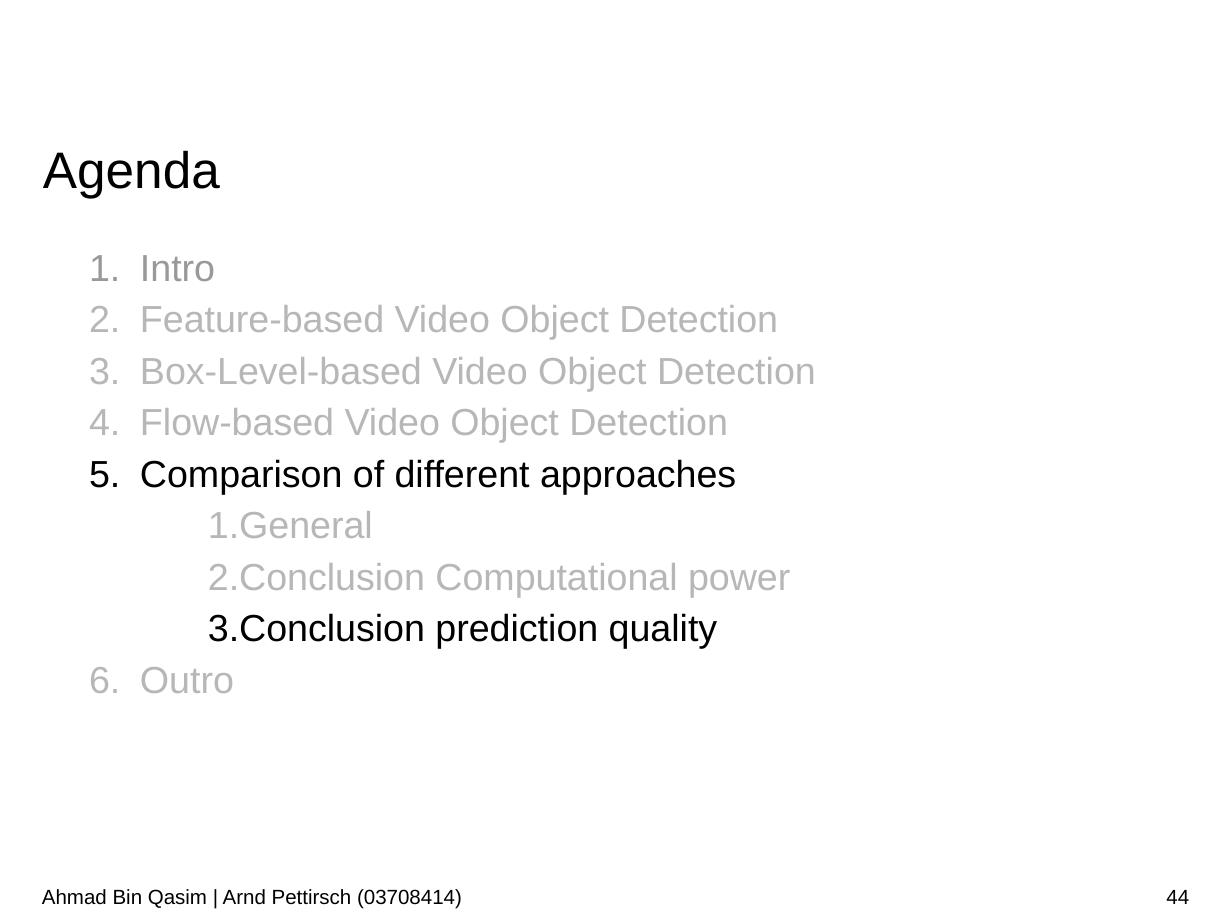
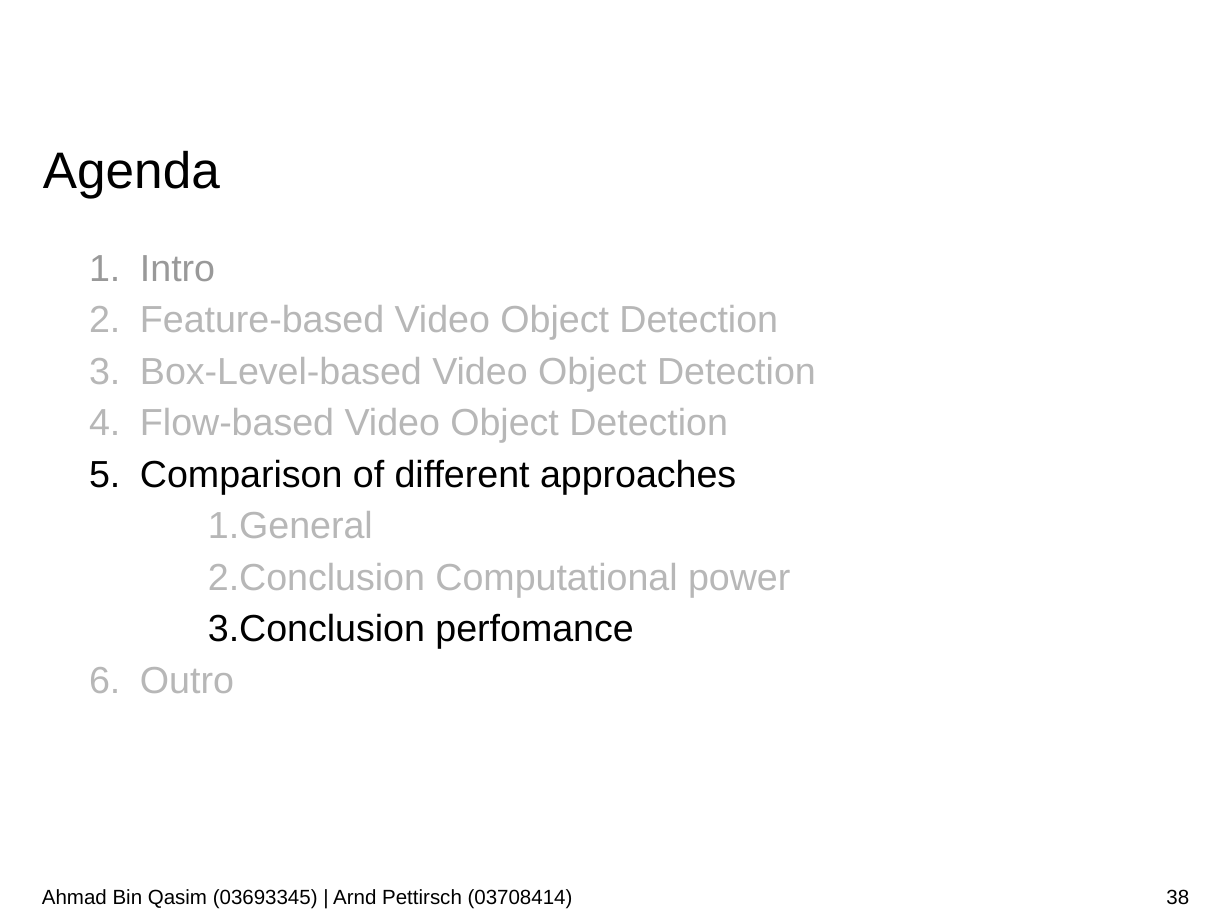
Before and after one commit to AhmadQasim/rnn-for-object-detection, a slide deck: slide 38 of Presentation/Recurrent_Neural_Networks_for_Object_Detection_Bin_Qasim_Pettirsch.pptx (slide 44 before the commit). Drawn at 1232x924 pixels with LibreOffice and Linux fonts; fonts in the diff are those of the drawing; background and template pictures are left out. Boxes give left, top, right and bottom in pixels: in the first picture for what was removed or moved away, otherwise in the second. Text is boxed around its words. In the diff, an @@ line names an element or a change of style, - is before the commit and + after.

```diff
--- a/Presentation/Recurrent_Neural_Networks_for_Object_Detection_Bin_Qasim_Pettirsch.pptx
+++ b/Presentation/Recurrent_Neural_Networks_for_Object_Detection_Bin_Qasim_Pettirsch.pptx
@@ text at [208, 613, 633, 649]: text changed @@
-  3. Conclusion prediction quality
+  3. Conclusion perfomance
@@ text at [42, 889, 573, 909]: text changed @@
-Ahmad Bin Qasim | Arnd Pettirsch (03708414)
+Ahmad Bin Qasim (03693345) | Arnd Pettirsch (03708414)
@@ page number at [1166, 889, 1189, 905]: text changed @@
-44
+38
```
Also in this commit, not shown: 52 other slides changed, 2 slides added, 1 other file.
